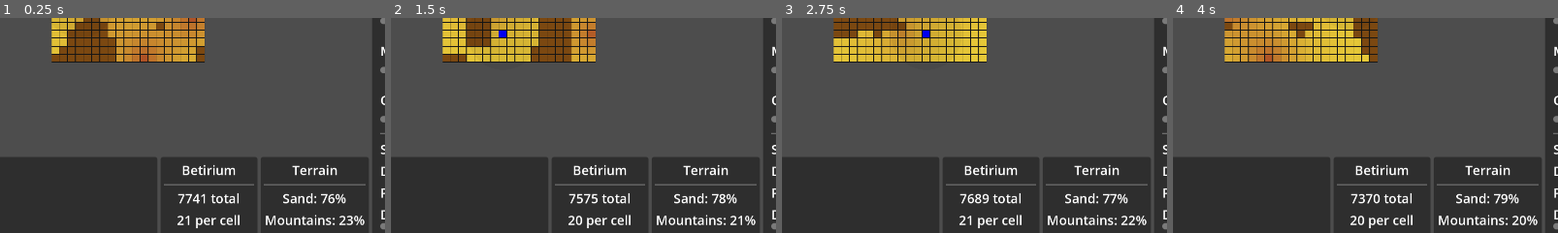
Above: before the commit, frames 1-4 (left to right).
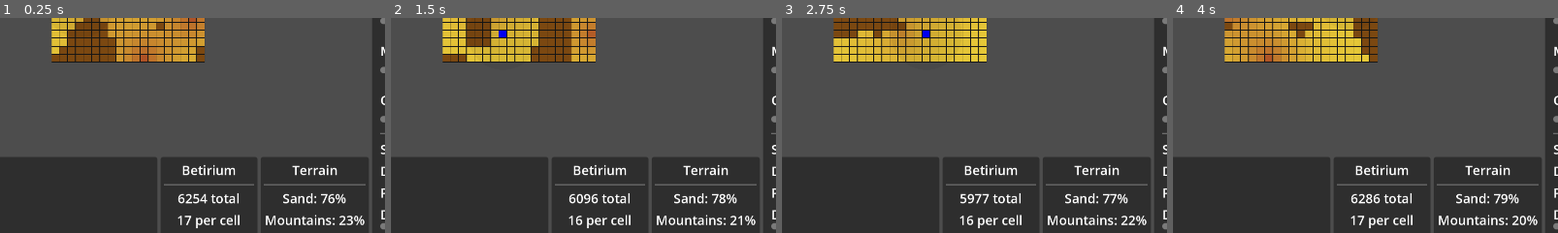
Above: after the commit, the same moments.

Repository: wadcom/kisarra-mapgen
Game: Godot game, scene res://main.tscn
Same seed, same stepped clock (60 frames per second), same inputs: the game is played once before the commit and once after it.
Inputs:
- Up to frame 1 (0.25 s): no input
- Up to frame 2 (1.5 s): click "Refresh" at 0.5 s; click "Export to clipboard" at 1.25 s
- Up to frame 3 (2.75 s): click "Refresh" at 2 s
- Up to frame 4 (4 s): click "Export to clipboard" at 2.75 s; click "Refresh" at 3.5 s
The pictures show only the part of the screen within x 15-65%, y 48-98%; the shares and areas given below are measured in that part.

The runs differ from the first frame. In frame 1, 0.3% of the frame differs, in the area x 46-54%, y 81-97%; in frame 2, 0.3%; in frame 3, 0.3%; in frame 4, 0.3%.

Commit message:
Sum up Bt only across sand cells

Diff:
--- a/betirium_stats.gd
+++ b/betirium_stats.gd
@@ -3,14 +3,19 @@
 
 func update_stats():
 	var bt_density = Model.get_betirium_density()
+	var surface = Model.get_surface()
+
+	assert(bt_density.size() == surface.size())
 
 	var cells = 0
 	var total = 0
 
-	for column in bt_density:
-		for b in column:
+	for x in bt_density.size():
+		for y in bt_density[x].size():
 			cells += 1
-			total += b
+
+			if surface[x][y].type == Model.SurfaceType.SAND:
+				total += bt_density[x][y]
 
 	%TotalLabel.text = "%d total" % [total]
 	%PerCellLabel.text = "%d per cell" % [total / cells]
